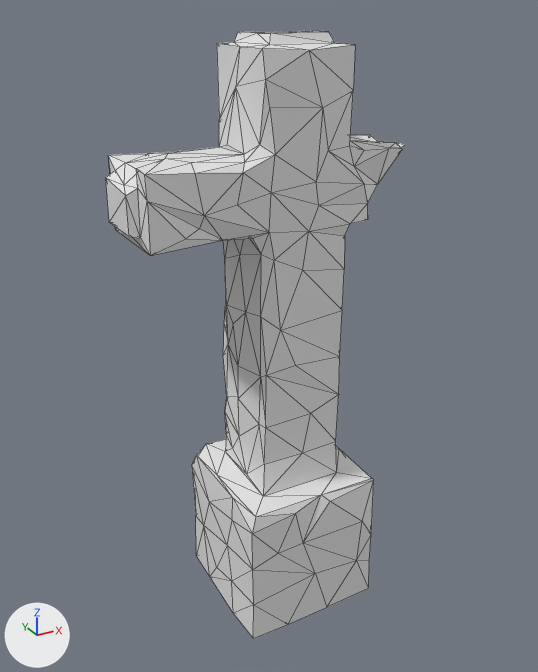
Before and after pictures for a commit that changed the FBX model Assets/Robgrave/Meshes/grave/gravestone06_c.fbx.
Rendered twice from a 50 mm lens placed at (-0.816, -1.389, 1.448), pointed at (-0.025, 0.048, 0.729). The lights are fixed; the arrows at lower left show +X, +Y and +Z. Mesh edges are drawn as thin lines.

In view in the first picture: 'Gravestone06_lp_c'.
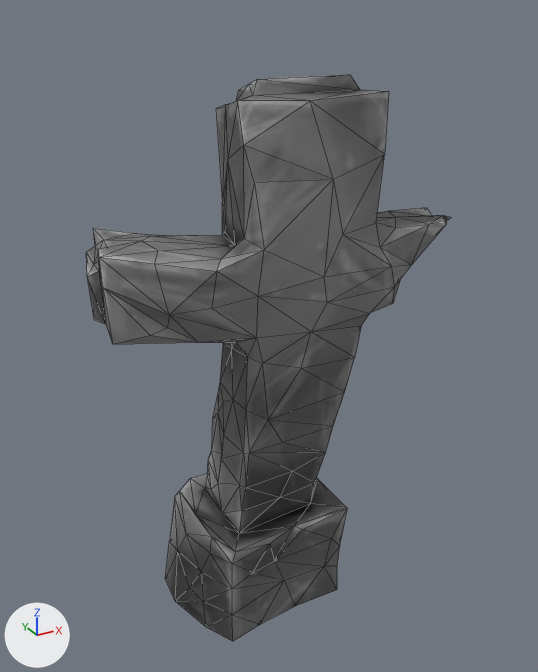
Changed parts and their boxes (x1, y1, x2, y2) in the pictures (538 x 672 px):
'Gravestone06_lp_c', reshaped, turned, rescaled: before (106, 30, 405, 639); after (86, 75, 451, 642)

What changed in the scene script:
```text
Add img_gravestone06_albedo_png:
    img_gravestone06_albedo_png = load_image('gravestone06_albedo.png', '../../Materials/Textures/gravestone06_albedo.png', 1024, 1024, 'sRGB')
Add mat_gravestone06:
    mat_gravestone06 = principled_material('gravestone06')
    mat_gravestone06.texture = img_gravestone06_albedo_png
Change me_cube_030:
    used by ob_gravestone06_lp_c; location = (0.0, 0.0, 0.0)
    remove me_cube_030.from_pydata(...)  # 238 vertices, 467 faces; spans x -0.374..0.291, y -0.138..0.23, z -0.003..1.406
    add me_cube_030.from_pydata(...)  # 238 vertices, 467 faces; spans x -0.49..0.413, y -0.185..0.261, z -0.001..1.462
    me_cube_030 part 1: 467 faces spanning x -0.49..0.413, y -0.185..0.261, z -0.001..1.462 switch from mat_gravestone06_c (white #e7e7e7) to mat_gravestone06 (picture img_gravestone06_albedo_png)
Change ob_gravestone06_lp_c:
    ob_gravestone06_lp_c.rotation_euler: (0.0, 0.0, 0.0) -> (0.0, 0.0, -0.253)  # degrees (0, 0, 0) -> degrees (0, 0, -14)
    ob_gravestone06_lp_c.scale: (1.0, 1.0, 1.0) -> (0.908, 0.908, 0.908)
```
